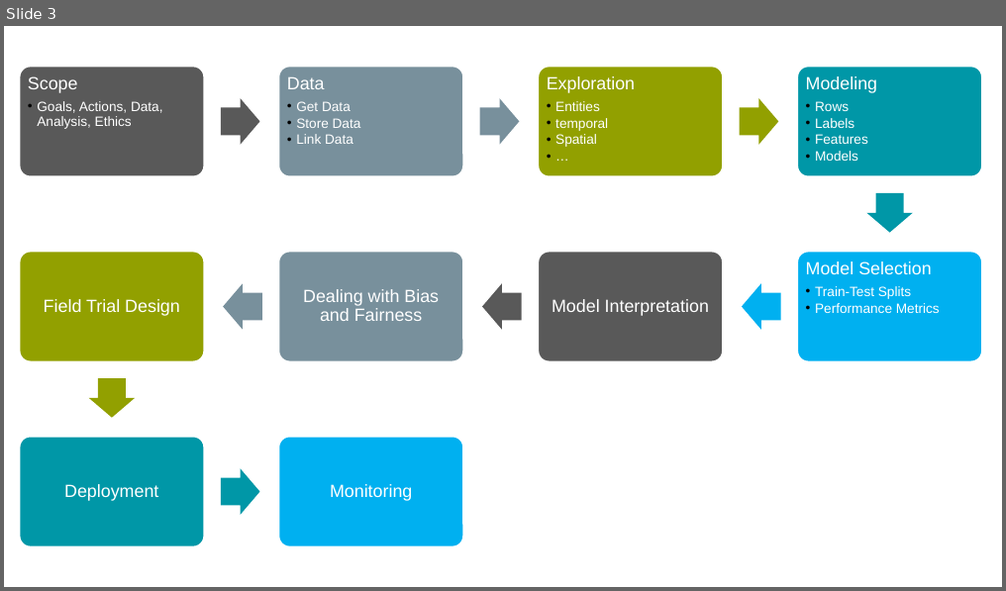
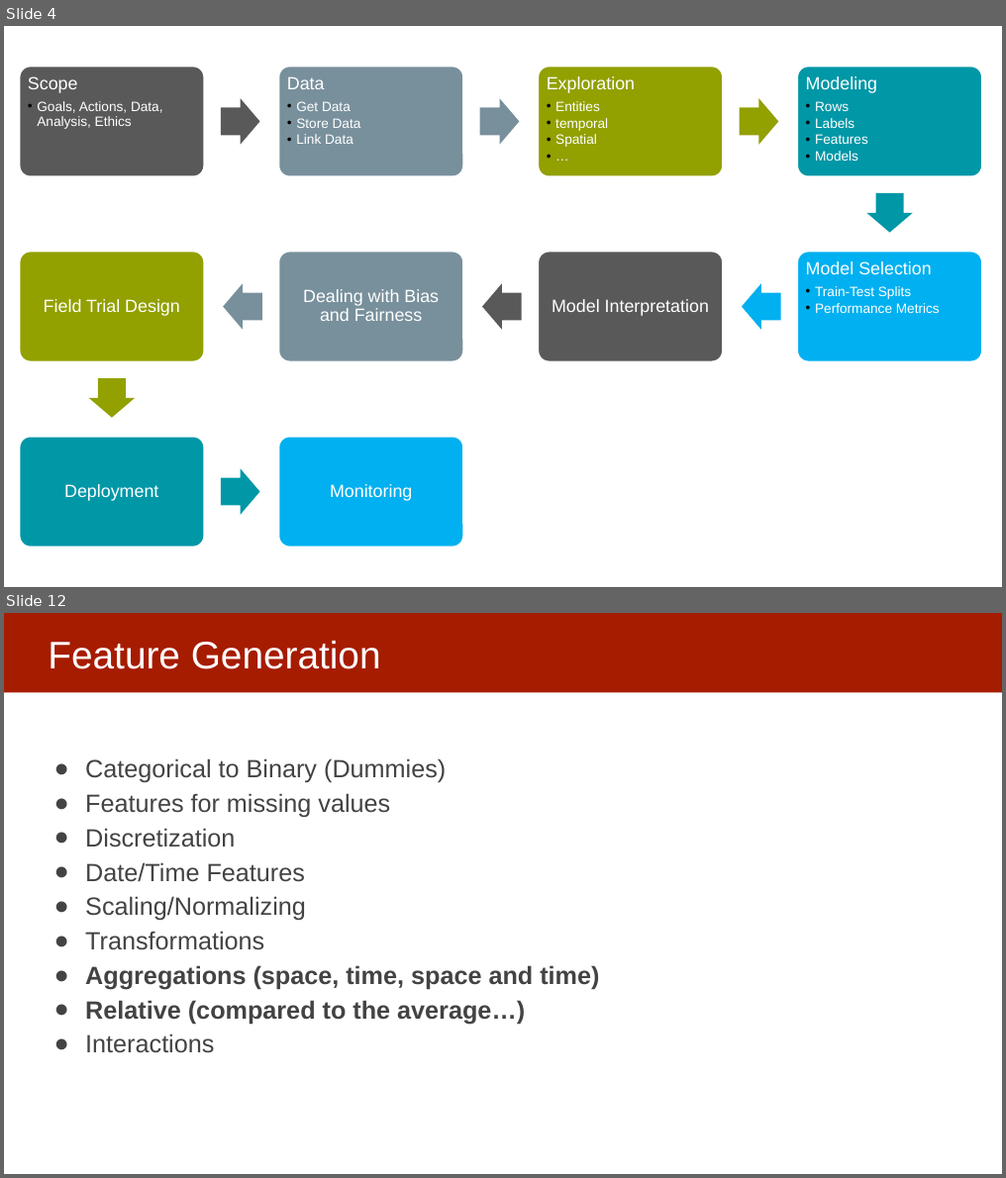
Before and after one commit to dssg/MLinPractice, a slide deck: Lectures/Lecture11-Module1Review.pptx. Shown one above the other, each under a label of ours: slide 3 before the commit, slides 4 and 12 after it; the slides between them are not shown. The pictures are 1006x591 and 1006x1178 pixels, drawn with LibreOffice and Linux fonts; fonts in the diff are those of the drawing. Boxes give left, top, right and bottom in pixels: in the first picture for what was removed or moved away, otherwise in the second. Text is boxed around its words. In the diff, an @@ line names an element or a change of style, - is before the commit and + after.

```diff
--- a/Lectures/Lecture11-Module1Review.pptx
+++ b/Lectures/Lecture11-Module1Review.pptx
@@ slide 12 added at [4, 613, 1002, 1174], background #FFFFFF @@
@@ rectangle added at [4, 613, 1002, 692], fill #A61C00 @@
@@ title added at [48, 641, 381, 669], 37 pt, text #FFFFFF @@
+Feature Generation
@@ text added at [85, 759, 599, 1054], 24 pt, text #434343 @@
+● Categorical to Binary (Dummies)
+● Features for missing values
+● Discretization
+● Date/Time Features
+● Scaling/Normalizing
+● Transformations
+● Aggregations (space, time, space and time)
+● Relative (compared to the average…)
+● Interactions
@@ what was slide 3 is now slide 4 @@
```
Also in this commit, not shown: 2 slides changed, 17 other slides added.
